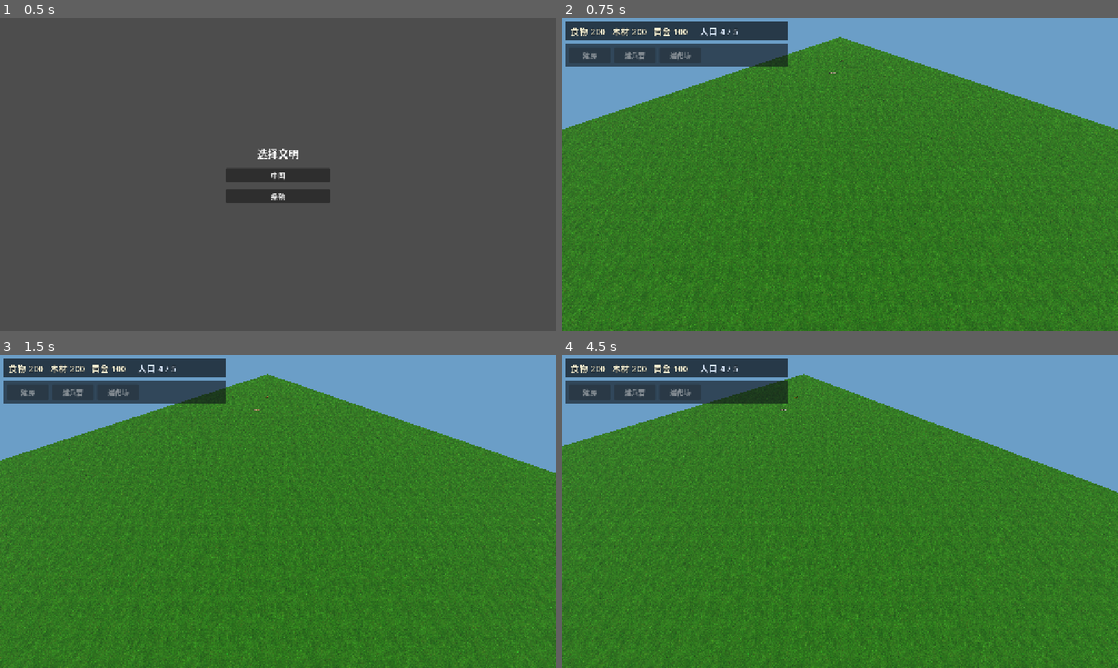
Above: before the commit, frames 1-4 (two rows, left to right).
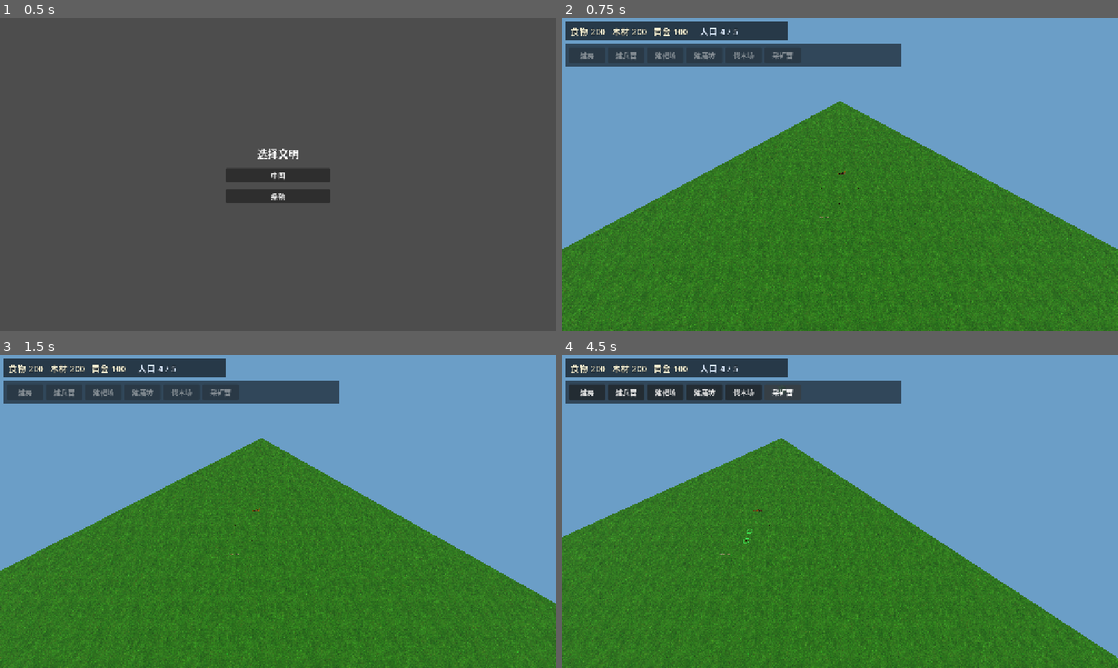
Above: after the commit, the same moments.

Repository: Zondabb/aoe2
Game: Godot game, scene res://scenes/civ_select.tscn
Two runs of this game, one before a commit and one after it. Both use one fixed random seed, a clock stepped at 60 frames per second and the inputs below.
Inputs (mouse positions are in pixels of both pictures, inside the frame that each line leads up to):
- Up to frame 1 (0.5 s): no input
- Up to frame 2 (0.75 s): click "中国" at 0.5 s
- Up to frame 3 (1.5 s): tap Enter at 1.25 s; move the mouse to (400, 495) at 1.27 s; hold D from 1.28 s (still down); tap H at 1.35 s; click (400, 495) at 1.42 s
- Up to frame 4 (4.5 s): release D at 2 s; drag from (728, 527) to (812, 574) at 2.02 s; click (706, 392) at 2.75 s, where only the run after the commit has a clickable "建磨坊"; click (745, 392) at 3.5 s, where only the run after the commit has a clickable "伐木场"; click (784, 392) at 4.25 s, where only the run after the commit has a clickable "采矿营"

Frame 1 is identical in both runs. In frame 2, 30% of the frame differs, in the area x 0-100%, y 6-74%; in frame 3, 30%; in frame 4, 33%, in the area x 0-100%, y 6-97%.

Commit message:
feat(polish): drop-off build buttons, team tints, camera focus
补齐磨坊/伐木场/采矿营建造入口，单位 billboard 阵营着色，开局相机对准玩家基地。

Co-authored-by: Cursor <cursoragent@cursor.com>

Diff:
--- a/scenes/ui/hud.tscn
+++ b/scenes/ui/hud.tscn
@@ -51,7 +51,7 @@
 layout_mode = 0
 offset_left = 8.0
 offset_top = 60.0
-offset_right = 520.0
+offset_right = 780.0
 offset_bottom = 112.0
 mouse_filter = 2
 color = Color(0.05, 0.07, 0.09, 0.62)
@@ -60,34 +60,52 @@
 layout_mode = 0
 offset_left = 16.0
 offset_top = 68.0
-offset_right = 512.0
+offset_right = 772.0
 offset_bottom = 104.0
-theme_override_constants/separation = 8
+theme_override_constants/separation = 6
 mouse_filter = 1
 
 [node name="HouseButton" type="Button" parent="BuildPanel"]
 unique_name_in_owner = true
-custom_minimum_size = Vector2(96, 0)
+custom_minimum_size = Vector2(84, 0)
 layout_mode = 2
 text = "建房"
 
 [node name="BarracksButton" type="Button" parent="BuildPanel"]
 unique_name_in_owner = true
-custom_minimum_size = Vector2(96, 0)
+custom_minimum_size = Vector2(84, 0)
 layout_mode = 2
 text = "建兵营"
 
 [node name="ArcheryButton" type="Button" parent="BuildPanel"]
 unique_name_in_owner = true
-custom_minimum_size = Vector2(96, 0)
+custom_minimum_size = Vector2(84, 0)
 layout_mode = 2
 text = "建靶场"
 
 [node name="StableButton" type="Button" parent="BuildPanel"]
 unique_name_in_owner = true
-custom_minimum_size = Vector2(96, 0)
+custom_minimum_size = Vector2(84, 0)
 layout_mode = 2
 text = "建马厩"
+
+[node name="MillButton" type="Button" parent="BuildPanel"]
+unique_name_in_owner = true
+custom_minimum_size = Vector2(84, 0)
+layout_mode = 2
+text = "建磨坊"
+
+[node name="LumberButton" type="Button" parent="BuildPanel"]
+unique_name_in_owner = true
+custom_minimum_size = Vector2(84, 0)
+layout_mode = 2
+text = "伐木场"
+
+[node name="MiningButton" type="Button" parent="BuildPanel"]
+unique_name_in_owner = true
+custom_minimum_size = Vector2(84, 0)
+layout_mode = 2
+text = "采矿营"
 
 [node name="TrainPanel" type="VBoxContainer" parent="."]
 unique_name_in_owner = true
--- a/scripts/entities/unit_agent.gd
+++ b/scripts/entities/unit_agent.gd
@@ -5,6 +5,9 @@
 const GATHER_RANGE := 1.2
 const PLAYER_COLOR := Color(0.18, 0.42, 0.95)
 const AI_COLOR := Color(0.88, 0.18, 0.14)
+## Soft tint so billboard sprites remain readable while teams stay distinct.
+const PLAYER_BILLBOARD_TINT := Color(0.65, 0.82, 1.0, 1.0)
+const AI_BILLBOARD_TINT := Color(1.0, 0.62, 0.58, 1.0)
 const ANIM_FPS := 12.0
 const GatherSystemScript := preload("res://scripts/systems/gather_system.gd")
 const CombatSystemScript := preload("res://scripts/systems/combat_system.gd")
@@ -313,6 +316,7 @@
 				)
 				billboard.visible = true
 				_use_billboard = true
+				_apply_team_color()
 				_apply_billboard_frame(false)
 	if body != null:
 		body.visible = not _use_billboard
@@ -348,12 +352,16 @@
 
 func _apply_team_color() -> void:
 	var body := get_node_or_null("Body") as MeshInstance3D
-	if body == null:
-		return
-	var material := StandardMaterial3D.new()
-	material.albedo_color = PLAYER_COLOR if team == Enums.Team.PLAYER else AI_COLOR
-	material.roughness = 0.8
-	body.material_override = material
+	if body != null and body.visible:
+		var material := StandardMaterial3D.new()
+		material.albedo_color = PLAYER_COLOR if team == Enums.Team.PLAYER else AI_COLOR
+		material.roughness = 0.8
+		body.material_override = material
+	var billboard := get_node_or_null("Billboard") as AnimatedSprite3D
+	if billboard != null and _use_billboard:
+		billboard.modulate = (
+			PLAYER_BILLBOARD_TINT if team == Enums.Team.PLAYER else AI_BILLBOARD_TINT
+		)
 
 func _exit_tree() -> void:
 	if _population_registered and match_state != null and def != null:
--- a/scripts/input/rts_camera_3d.gd
+++ b/scripts/input/rts_camera_3d.gd
@@ -12,6 +12,12 @@
 @export var distance := 42.0
 
 func _ready() -> void:
+	_apply_view()
+
+func focus_on(world_position: Vector3) -> void:
+	var rig := get_parent_node_3d()
+	if rig != null:
+		rig.position = Vector3(world_position.x, 0.0, world_position.z)
 	_apply_view()
 
 func _process(delta: float) -> void:
--- a/scripts/match/match_bootstrap.gd
+++ b/scripts/match/match_bootstrap.gd
@@ -24,8 +24,14 @@
 	GameSession.ai_civ_id = ai_civ.id
 	_setup_ground()
 	_spawn_entities()
+	_focus_camera_on_player_base()
 	_setup_building_controls()
 	_setup_ai_controller()
+
+func _focus_camera_on_player_base() -> void:
+	var camera := get_node_or_null("../CameraRig/Camera3D") as Camera3D
+	if camera != null and camera.has_method("focus_on"):
+		camera.call("focus_on", Vector3(-40.0, 0.0, -40.0))
 
 func _setup_ground() -> void:
 	var ground := get_node_or_null("../Map/Ground") as MeshInstance3D
--- a/scripts/ui/hud_controller.gd
+++ b/scripts/ui/hud_controller.gd
@@ -5,6 +5,9 @@
 const BARRACKS: BuildingDef = preload("res://data/buildings/barracks.tres")
 const ARCHERY_RANGE: BuildingDef = preload("res://data/buildings/archery_range.tres")
 const STABLE: BuildingDef = preload("res://data/buildings/stable.tres")
+const MILL: BuildingDef = preload("res://data/buildings/mill.tres")
+const LUMBER_CAMP: BuildingDef = preload("res://data/buildings/lumber_camp.tres")
+const MINING_CAMP: BuildingDef = preload("res://data/buildings/mining_camp.tres")
 
 var match_state: MatchState
 var civ: CivDef
@@ -48,6 +51,9 @@
 	_connect_build_button(%HouseButton, HOUSE)
 	_connect_build_button(%BarracksButton, BARRACKS)
 	_connect_build_button(%ArcheryButton, ARCHERY_RANGE)
+	_connect_build_button(%MillButton, MILL)
+	_connect_build_button(%LumberButton, LUMBER_CAMP)
+	_connect_build_button(%MiningButton, MINING_CAMP)
 	if _stable_button != null:
 		_connect_build_button(_stable_button, STABLE)
 		_stable_button.visible = _civ_allows_stable()
@@ -145,6 +151,9 @@
 	%HouseButton.disabled = not _can_build(HOUSE)
 	%BarracksButton.disabled = not _can_build(BARRACKS)
 	%ArcheryButton.disabled = not _can_build(ARCHERY_RANGE)
+	%MillButton.disabled = not _can_build(MILL)
+	%LumberButton.disabled = not _can_build(LUMBER_CAMP)
+	%MiningButton.disabled = not _can_build(MINING_CAMP)
 	if _stable_button != null:
 		_stable_button.visible = _civ_allows_stable()
 		_stable_button.disabled = not _can_build(STABLE)
--- a/tests/test_match_3d.gd
+++ b/tests/test_match_3d.gd
@@ -26,6 +26,14 @@
 	elif camera.get_script() == null:
 		failures.append("match camera should have controller script")
 	else:
+		var focused_rig := camera.get_parent_node_3d()
+		if focused_rig == null:
+			failures.append("camera should have a rig parent")
+		elif (
+			not is_equal_approx(focused_rig.position.x, -40.0)
+			or not is_equal_approx(focused_rig.position.z, -40.0)
+		):
+			failures.append("camera should start focused on the player base")
 		camera.call("_ready")
 		if camera.get("pitch_degrees") != 50.0 or camera.get("yaw_degrees") != 45.0:
 			failures.append("match camera should use the requested view angles")
@@ -108,10 +116,28 @@
 		var stable_button := hud.find_child("StableButton", true, false) as Button
 		if stable_button == null or stable_button.visible:
 			failures.append("Chinese HUD should hide the stable build button")
+		for drop_button_name in ["MillButton", "LumberButton", "MiningButton"]:
+			if hud.find_child(drop_button_name, true, false) == null:
+				failures.append("HUD should expose %s for drop-off buildings" % drop_button_name)
 		var ground := scene_root.get_node("Map/Ground") as MeshInstance3D
 		var ground_material := ground.material_override as StandardMaterial3D
 		if ground_material == null or ground_material.albedo_texture == null:
 			failures.append("match ground should apply the terrain texture")
+		var player_billboard := unit.get_node_or_null("Billboard") as AnimatedSprite3D
+		var ai_villager := entities.get_node_or_null("AiVillager1") as Node3D
+		if ai_villager != null:
+			ai_villager.call("_ready")
+		var ai_billboard := (
+			ai_villager.get_node_or_null("Billboard") as AnimatedSprite3D
+			if ai_villager != null
+			else null
+		)
+		if player_billboard == null or ai_billboard == null:
+			failures.append("units should expose Billboard nodes for team tint checks")
+		elif not bool(unit.get("_use_billboard")) or not bool(ai_villager.get("_use_billboard")):
+			failures.append("both teams should bind billboard sprites for tint checks")
+		elif is_equal_approx(player_billboard.modulate.r, ai_billboard.modulate.r):
+			failures.append("player and AI billboards should use different team tints")
 
 		var food_bush := entities.get_node_or_null("PlayerFoodBush")
 		var town_center := entities.get_node_or_null("PlayerTownCenter")
